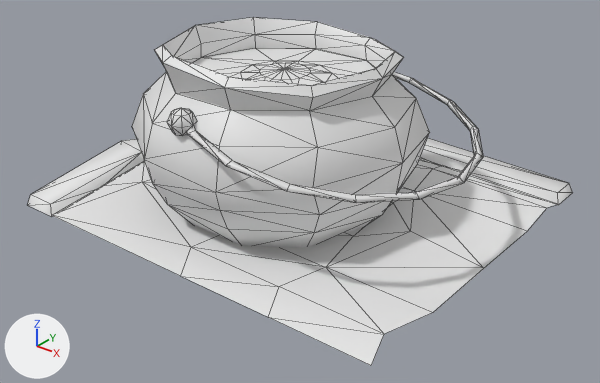
Before and after pictures for a commit that changed the FBX model 3dsMax/Export/cauldron.FBX.
One viewpoint serves both versions: a 50 mm camera at (2.21, -2.64, 1.75) aimed at (0.04, 0.07, 0.07). The lights are fixed; the arrows at lower left show +X, +Y and +Z. Mesh edges are drawn as thin lines. Where no turn or scale is listed for an object, it has been applied to the vertices. Vertices at the same position are counted once.

The scene before the commit, as lines of its bpy script (objects in view):
```python
me_mesh = bpy.data.meshes.new('Mesh')
me_mesh.from_pydata(...)  # 285 vertices, 498 faces; spans x -1.12..0.99, y -0.73..1.1, z 0.0..0.8
ob_cylinder001 = bpy.data.objects.new('Cylinder001', me_mesh)
ob_cylinder001.location = (0.0, 0.0, 0.0)
```
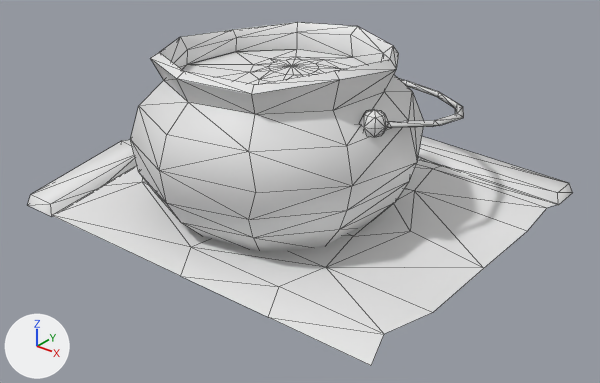
Edits to the bpy script that builds the scene:
```text
Change me_mesh:
    where me_mesh.from_pydata(...)  # 285 vertices, 498 faces; spans x -1.12..0.99, y -0.73..1.1, z 0.0..0.8
    used by ob_cylinder001; location = (0.0, 0.0, 0.0)
    me_mesh part 1: the loose piece of 136 vertices spanning x -0.67..0.63, y -0.61..0.61, z 0.0..0.8 is turned 83.4 degrees about the z axis through the mesh origin
    me_mesh part 2: the loose piece of 26 vertices spanning x -0.1..0.02, y -0.62..-0.5, z 0.52..0.64 is turned 83.4 degrees about the z axis through the mesh origin
    me_mesh part 3: the loose piece of 39 vertices spanning x -0.18..0.9, y -0.65..0.65, z 0.38..0.6 is turned 83.4 degrees about the z axis through the mesh origin
```

Changed parts and their boxes (x1, y1, x2, y2) in the pictures (600 x 383 px; the box of a moved part takes in the faces that stretch with it):
'Cylinder001', reshaped
    before: (27, 17, 573, 365)
    after: (27, 22, 573, 365)
part 1 of me_mesh, moved or reshaped
    before: (132, 17, 430, 248)
    after: (130, 22, 424, 252)
part 2 of me_mesh, moved or reshaped
    before: (167, 108, 196, 135)
    after: (360, 109, 389, 137)
part 3 of me_mesh, moved or reshaped
    before: (186, 72, 483, 203)
    after: (387, 79, 464, 128)
